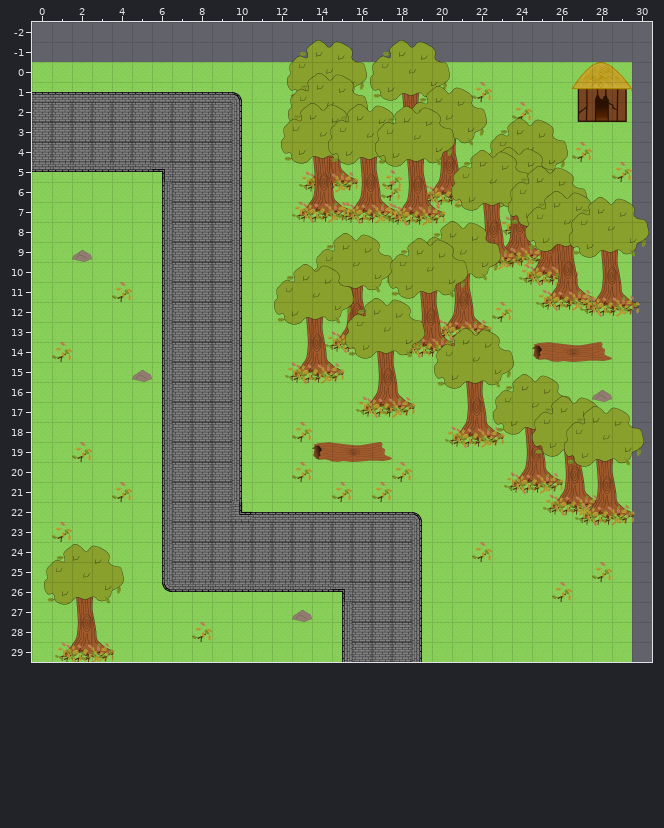
Tiled map, stored at android/assets/PathToTown.tmx. Above: the version before the commit.
Cells are 64x64 px. Shown: x 0..30, y -2..29.
The result:
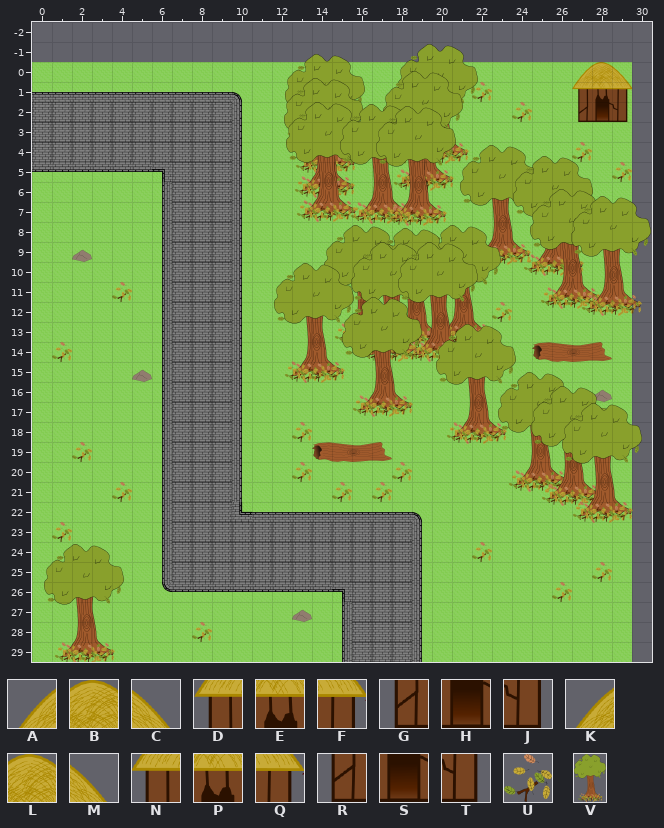
Key: from "WoodlandsBuildings": A 6, B 7, C 8, D 12, E 13, F 14, G 18, H 19, J 20, K 40, L 41, M 42, N 48, P 49, Q 50, R 56, S 57, T 58; from "WoodlandsObjects": U 56; from "WoodlandsTree": V 0.
_ is an empty cell, . an unchanged one.
Objects are placed by their top-left corner, in cells (3,4 is the top-left corner of cell 3,4); size is 1x1 cell unless given.
Difference:
--- layer "Background"
@@ x 27..29 @@
- 2 _S_
+ 2 GHJ
--- layer "Objects"
+V at 18.3,-0.9 size 4x6
+V at 12.6,-0.4 size 4x6
+V at 17.6,0.5 size 4x6
+V at 12.6,0.8 size 4x6
+V at 12.7,2 size 4x6
+V at 15.4,2.1 size 4x6
+V at 17.2,2.2 size 4x6
+V at 21.4,4.1 size 4x6
+V at 24,4.7 size 4x6
+V at 24.9,6.3 size 4x6
+V at 26.9,6.7 size 4x6
+V at 14.6,8.1 size 4x6
+V at 19.4,8.1 size 4x6
+V at 17.1,8.3 size 4x6
+V at 15.9,9 size 4x6
+V at 18.3,9 size 4x6
+V at 12.1,10.1 size 4x6
+V at 15.5,11.8 size 4x6
+V at 20.2,13.1 size 4x6
+V at 23.3,15.5 size 4x6
+V at 24.9,16.2 size 4x6
+V at 26.5,17 size 4x6
-V at 12.8,-1.1 size 4x6
-V at 16.9,-1.1 size 4x6
-U at 17.5,5.4
-V at 12.8,0.5 size 4x6
-U at 17.4,6
-V at 18.8,1.2 size 4x6
-V at 12.4,2.1 size 4x6
-V at 14.8,2.1 size 4x6
-V at 17.2,2.2 size 4x6
-V at 22.8,2.8 size 4x6
-V at 22.2,4.2 size 4x6
-V at 21,4.4 size 4x6
-V at 23.8,5.2 size 4x6
-V at 24.7,6.4 size 4x6
-V at 26.8,6.8 size 4x6
-V at 19.4,8 size 4x6
-V at 14.1,8.6 size 4x6
-V at 17.8,8.8 size 4x6
-V at 12.1,10.1 size 4x6
-V at 15.7,11.8 size 4x6
-V at 20.1,13.3 size 4x6
-V at 23.1,15.6 size 4x6
-V at 25,16.7 size 4x6
-V at 26.6,17.2 size 4x6
--- layer "Foreground"
@@ x 27..29 @@
- 0 KLM
- 1 NPQ
- 2 R.T
+ 0 ABC
+ 1 DEF
+ 2 _._
